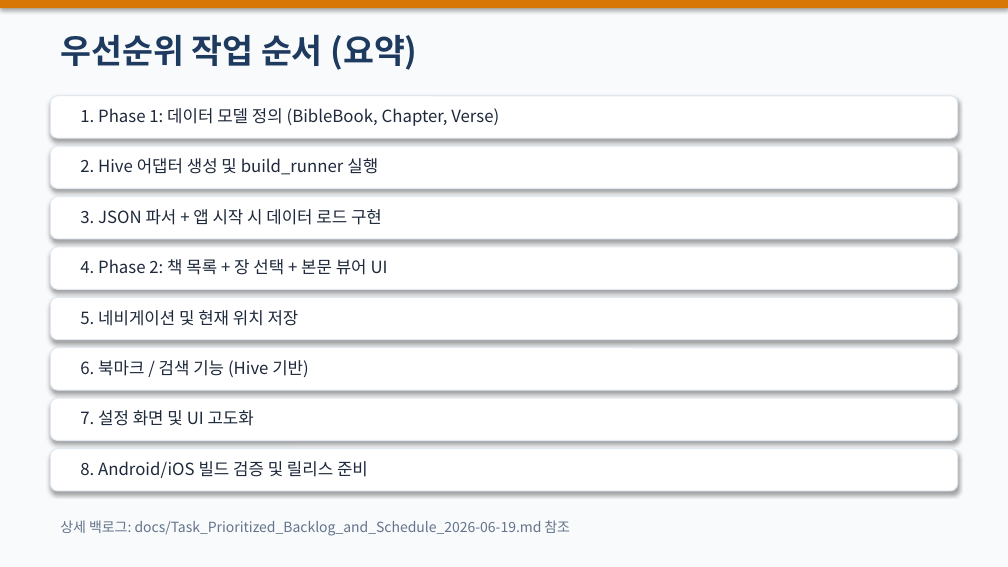
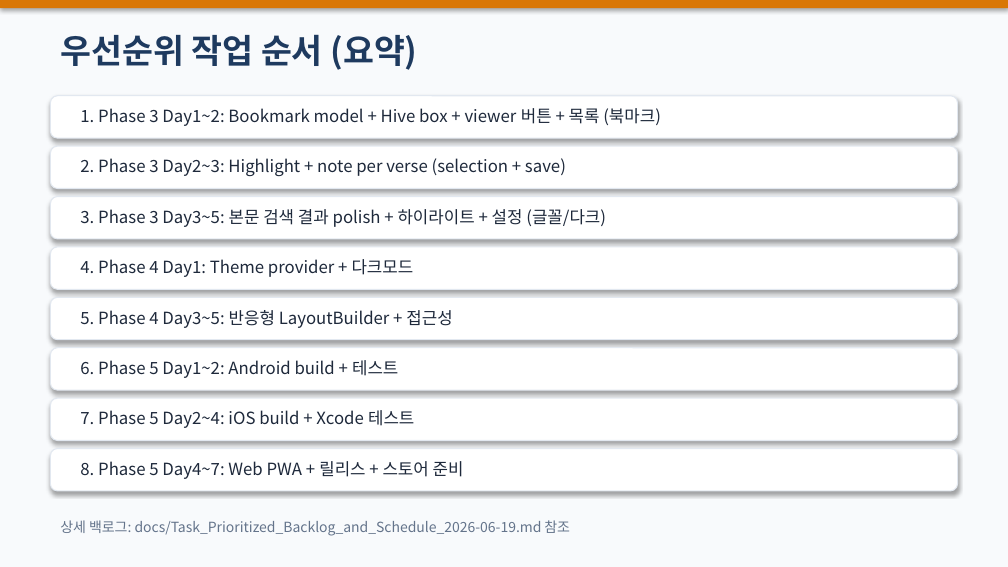
Before and after one commit to bcspl/korean-bible-app, a slide deck: slide 9 of docs/roadmap-pptx/Korean_Bible_App_Roadmap_및_작업제안_2026-06-27.pptx. Drawn at 1008x567 pixels with LibreOffice and Linux fonts; fonts in the diff are those of the drawing. Boxes give left, top, right and bottom in pixels: in the first picture for what was removed or moved away, otherwise in the second. Text is boxed around its words. In the diff, an @@ line names an element or a change of style, - is before the commit and + after.

```diff
--- a/docs/roadmap-pptx/Korean_Bible_App_Roadmap_및_작업제안_2026-06-27.pptx
+++ b/docs/roadmap-pptx/Korean_Bible_App_Roadmap_및_작업제안_2026-06-27.pptx
@@ text at (80, 108, 661, 126): text changed @@
-1. Phase 1: 데이터 모델 정의 (BibleBook, Chapter, Verse)
+1. Phase 3 Day1~2: Bookmark model + Hive box + viewer 버튼 + 목록 (북마크)
@@ text at (80, 158, 566, 176): text changed @@
-2. Hive 어댑터 생성 및 build_runner 실행
+2. Phase 3 Day2~3: Highlight + note per verse (selection + save)
@@ text at (80, 209, 606, 227): text changed @@
-3. JSON 파서 + 앱 시작 시 데이터 로드 구현
+3. Phase 3 Day3~5: 본문 검색 결과 polish + 하이라이트 + 설정 (글꼴/다크)
@@ text at (80, 259, 414, 277): text changed @@
-4. Phase 2: 책 목록 + 장 선택 + 본문 뷰어 UI
+4. Phase 4 Day1: Theme provider + 다크모드
@@ text at (80, 310, 452, 328): text changed @@
-5. 네비게이션 및 현재 위치 저장
+5. Phase 4 Day3~5: 반응형 LayoutBuilder + 접근성
@@ text at (80, 360, 398, 378): text changed @@
-6. 북마크 / 검색 기능 (Hive 기반)
+6. Phase 5 Day1~2: Android build + 테스트
@@ text at (80, 410, 414, 428): text changed @@
-7. 설정 화면 및 UI 고도화
+7. Phase 5 Day2~4: iOS build + Xcode 테스트
@@ text at (80, 461, 464, 479): text changed @@
-8. Android/iOS 빌드 검증 및 릴리스 준비
+8. Phase 5 Day4~7: Web PWA + 릴리스 + 스토어 준비
```
Also in this commit, not shown: 3 other slides changed.
